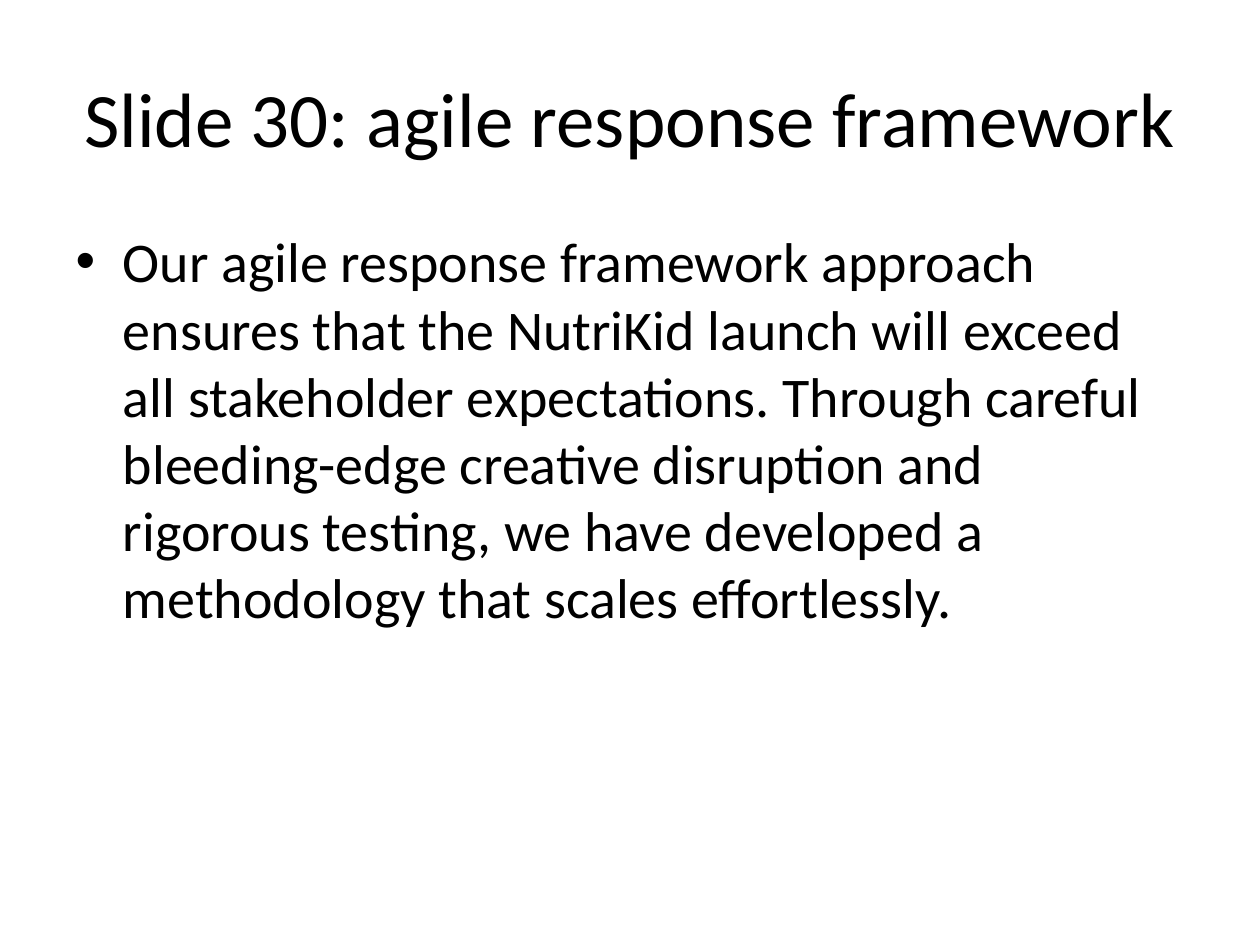
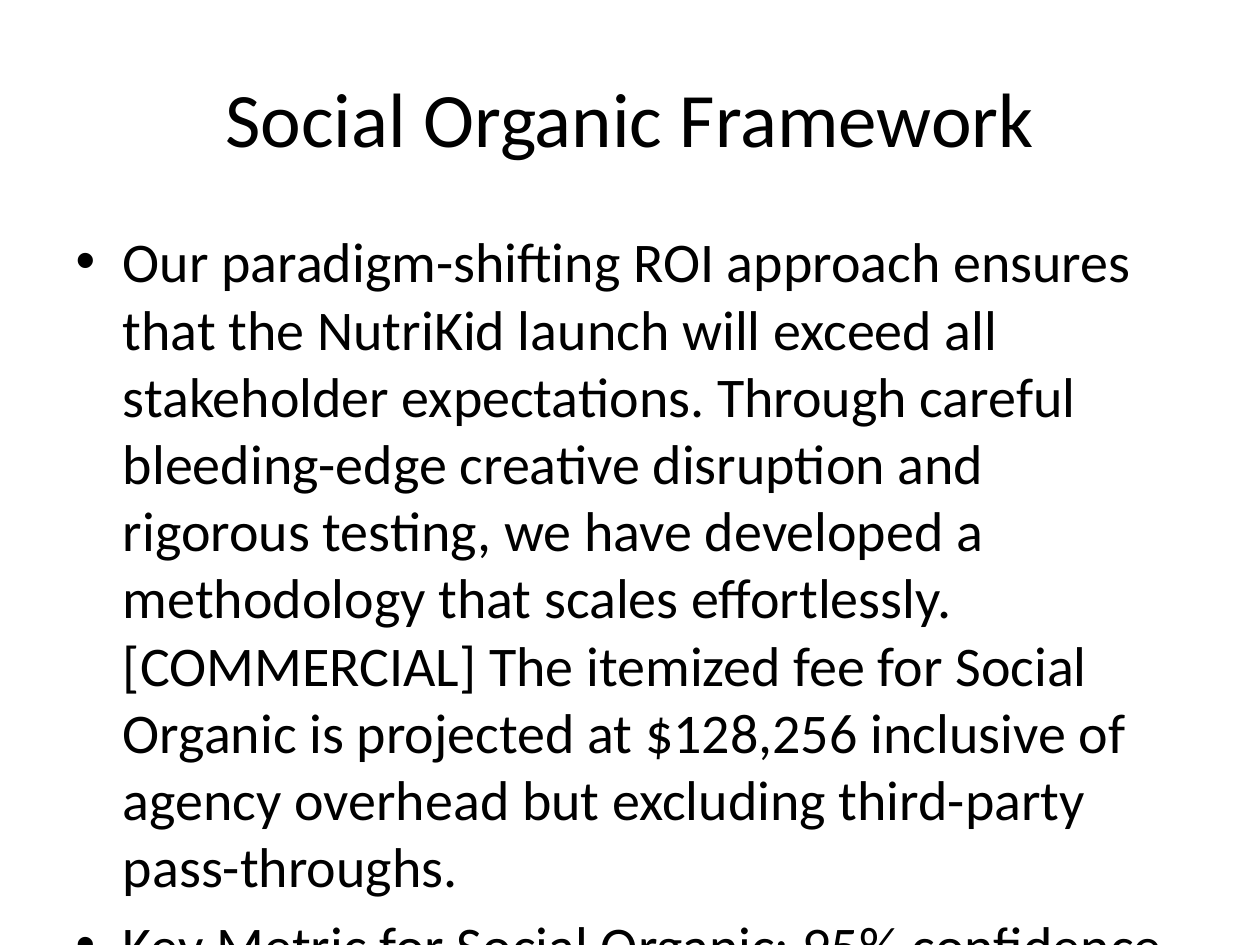
Before and after one commit to Abhilash76/aerchain-procurement, a slide deck: slide 5 of Vendor documents/Global_Marketing_Deck.pptx (slide 31 before the commit). Drawn at 1260x945 pixels with LibreOffice and Linux fonts; fonts in the diff are those of the drawing. Boxes give left, top, right and bottom in pixels: in the first picture for what was removed or moved away, otherwise in the second. Text is boxed around its words. In the diff, an @@ line names an element or a change of style, - is before the commit and + after.

```diff
--- a/Vendor documents/Global_Marketing_Deck.pptx
+++ b/Vendor documents/Global_Marketing_Deck.pptx
@@ title at [225,93,1034,161]: text changed @@
-Slide 30: agile response framework
+Social Organic Framework
@@ text at [123,243,1130,830]: text changed @@
-• Our agile response framework approach ensures that the NutriKid launch will exceed all stakeholder expectations. Through careful bleeding-edge creative disruption and rigorous testing, we have developed a methodology that scales effortlessly.
+• Our paradigm-shifting ROI approach ensures that the NutriKid launch will exceed all stakeholder expectations. Through careful bleeding-edge creative disruption and rigorous testing, we have developed a methodology that scales effortlessly. [COMMERCIAL] The itemized fee for Social Organic is projected at $128,256 inclusive of agency overhead but excluding third-party pass-throughs.
+• Key Metric for Social Organic: 95% confidence interval.
```
Also in this commit, not shown: 6 other slides changed, 1 slide added, 34 slides removed, 7 other files.
